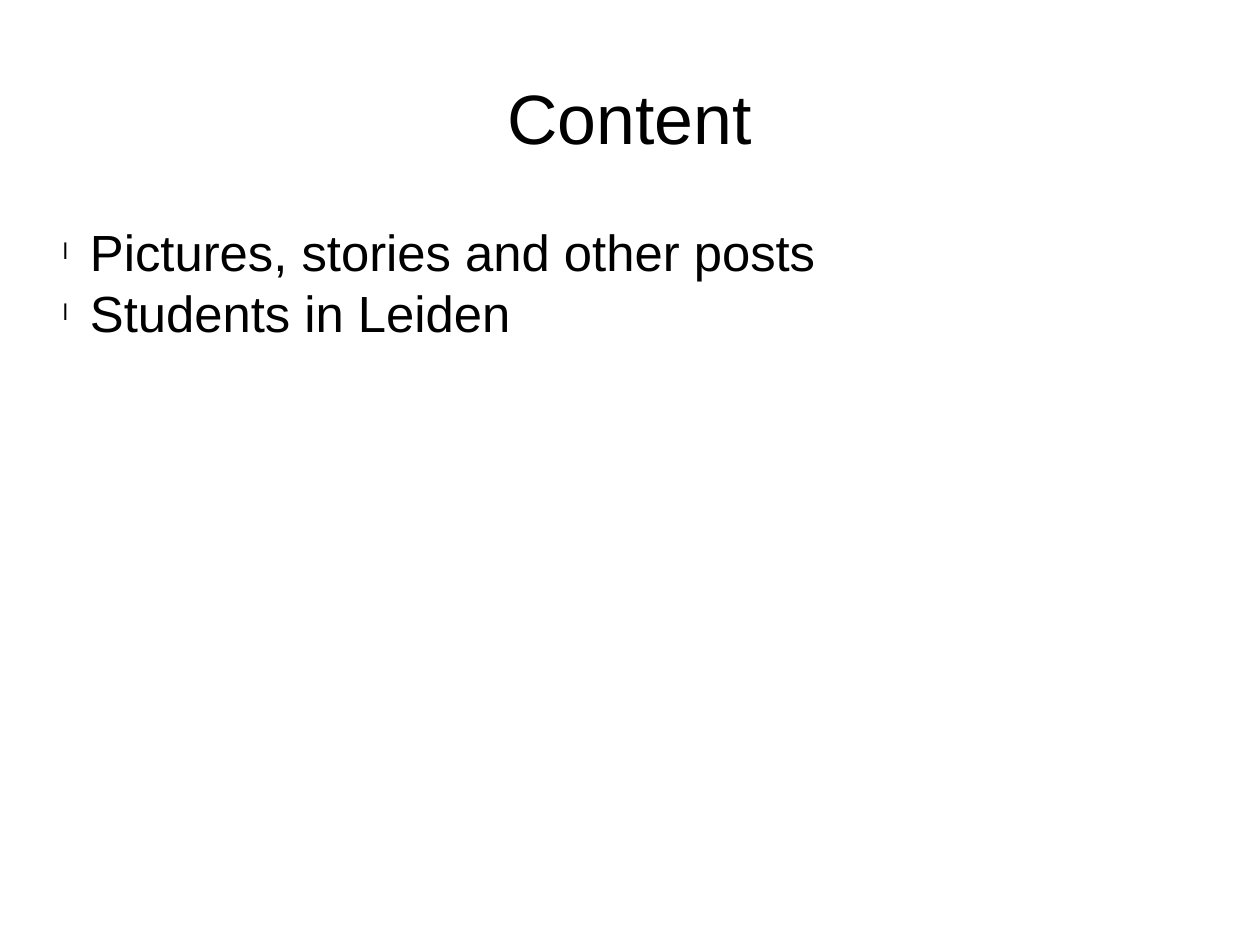
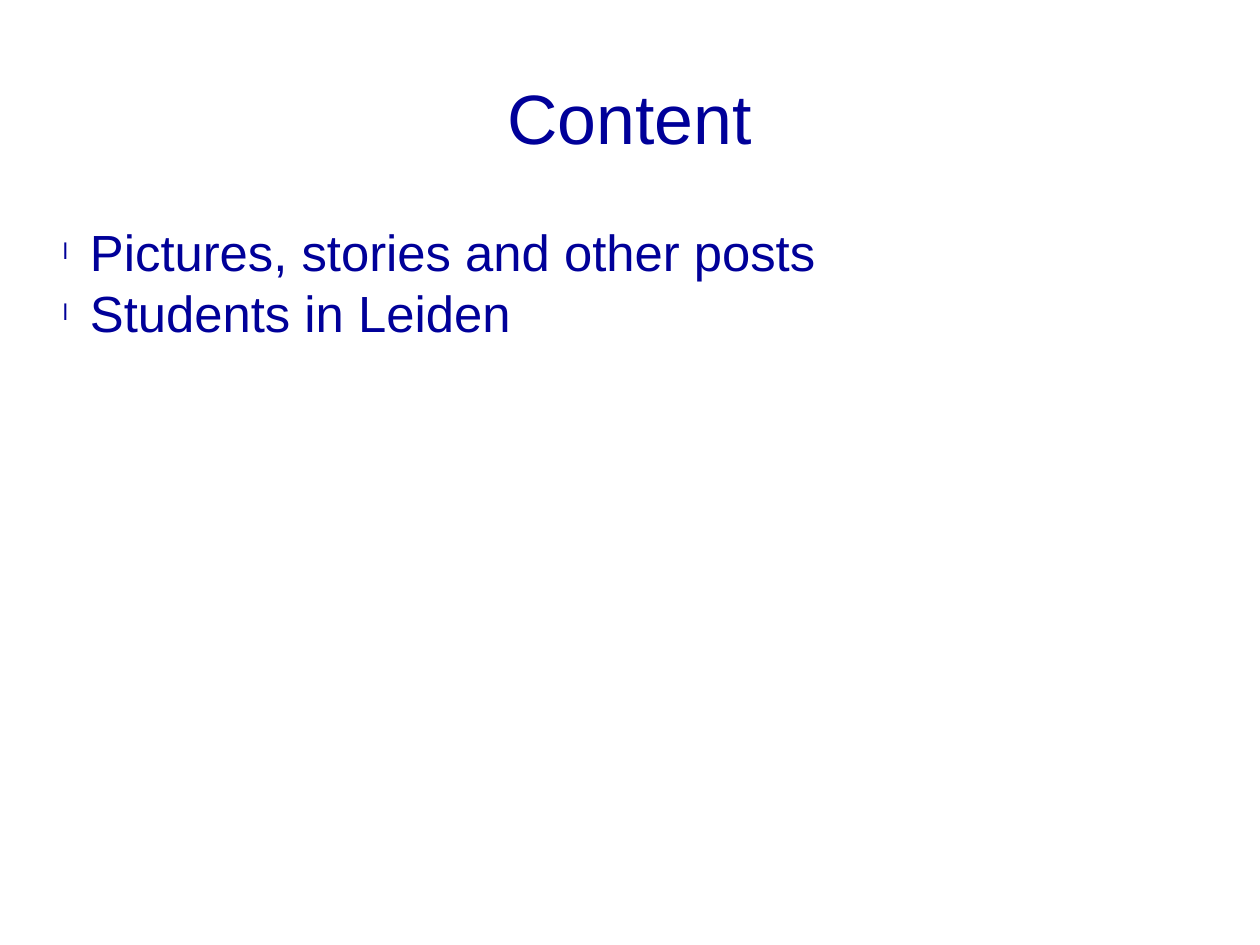
Before and after one commit to dijin1000/HELLO-WORLD, a slide deck: slide 2 of Presentation1.pptx. Drawn at 1260x945 pixels with LibreOffice and Linux fonts; fonts in the diff are those of the drawing. Boxes give left, top, right and bottom in pixels: in the first picture for what was removed or moved away, otherwise in the second. Text is boxed around its words. In the diff, an @@ line names an element or a change of style, - is before the commit and + after.

```diff
--- a/Presentation1.pptx
+++ b/Presentation1.pptx
@@ text "Content" at (x1=507, y1=95, x2=751, y2=145): text colour #000000 to #000099 @@
@@ text "Pictures, stories and other posts" at (x1=90, y1=234, x2=815, y2=333): text colour #000000 to #000099 @@
```
Also in this commit, not shown: 3 other slides changed.
